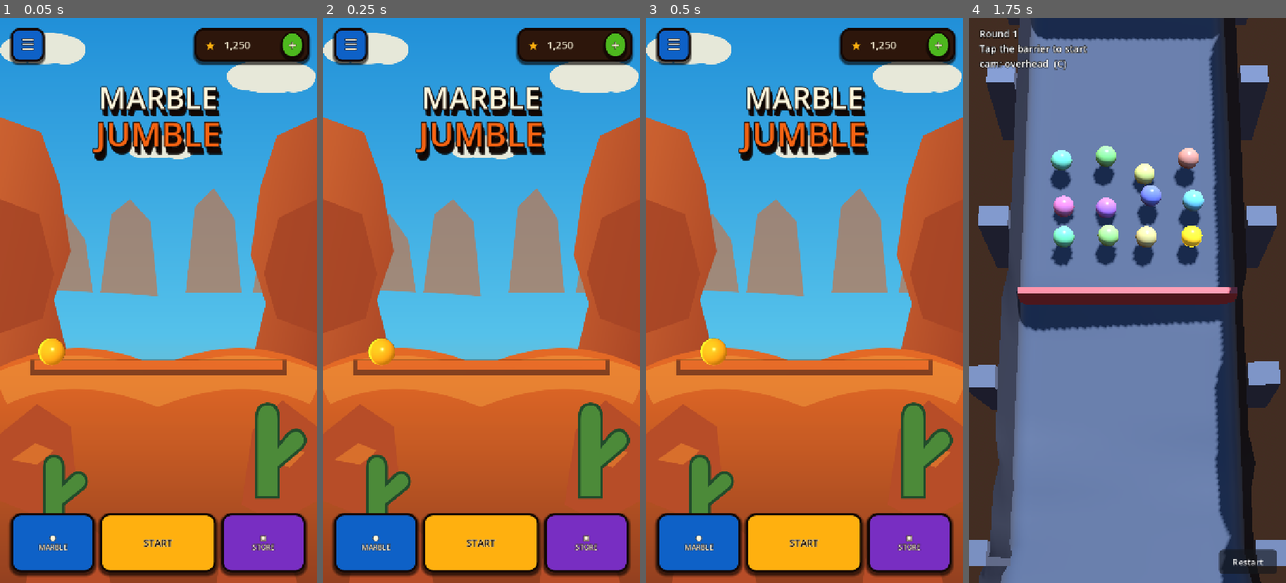
Above: before the commit, frames 1-4 (left to right).
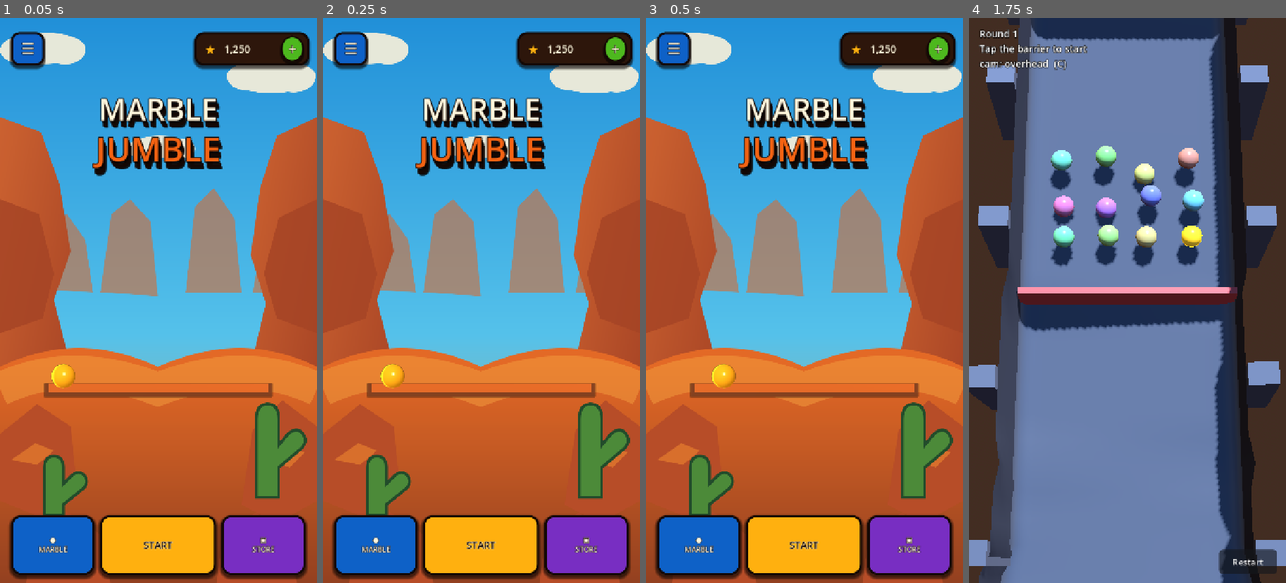
Above: after the commit, the same moments.

Repository: Arjan-N/marble-jumble
Game: Godot game, scene res://scenes/home.tscn
Two runs of this game, one before a commit and one after it. Both use one fixed random seed, a clock stepped at 60 frames per second and the inputs below.
Inputs:
- Up to frame 1 (0.05 s): no input
- Up to frame 2 (0.25 s): no input
- Up to frame 3 (0.5 s): no input
- Up to frame 4 (1.75 s): click "START" at 0.5 s; click "Restart" at 1.25 s

The runs differ from the first frame. In frame 1, 11% of the frame differs, in the area x 2-99%, y 1-100%; in frame 2, 11%; in frame 3, 11%; in frame 4, nothing differs.

Commit message:
Pass 1: improve home screen composition hierarchy

Diff:
--- a/scripts/ui/home_screen.gd
+++ b/scripts/ui/home_screen.gd
@@ -65,7 +65,7 @@
 	var menu := Button.new()
 	menu.text = "☰"
 	menu.anchor_left = 0.035
-	menu.anchor_top = 0.018
+	menu.anchor_top = 0.025
 	menu.offset_right = 76.0
 	menu.offset_bottom = 76.0
 	menu.add_theme_font_size_override("font_size", 34)
@@ -84,7 +84,7 @@
 	var currency := PanelContainer.new()
 	currency.anchor_left = 1.0
 	currency.anchor_right = 1.0
-	currency.anchor_top = 0.018
+	currency.anchor_top = 0.025
 	currency.offset_left = -278.0
 	currency.offset_right = -18.0
 	currency.offset_bottom = 76.0
@@ -134,13 +134,13 @@
 	currency_row.add_child(plus)
 
 func _build_logo() -> void:
-	# Two-line logo gives the screen the same visual hierarchy as the reference:
-	# white MARBLE over orange JUMBLE, both with a heavy ink outline and shadow.
+	# The logo sits slightly lower than the top HUD, leaving the canyon sky visible
+	# around it. Pass 2 replaces these labels with authored logo artwork.
 	var shadow_top := _logo_label("MARBLE", LOGO_TOP_SIZE, INK)
 	shadow_top.anchor_left = 0.08
 	shadow_top.anchor_right = 0.92
-	shadow_top.anchor_top = 0.105
-	shadow_top.anchor_bottom = 0.185
+	shadow_top.anchor_top = 0.125
+	shadow_top.anchor_bottom = 0.205
 	shadow_top.offset_left = 5.0
 	shadow_top.offset_top = 7.0
 	shadow_top.offset_right = 5.0
@@ -150,15 +150,15 @@
 	var top := _logo_label("MARBLE", LOGO_TOP_SIZE, CREAM)
 	top.anchor_left = 0.08
 	top.anchor_right = 0.92
-	top.anchor_top = 0.101
-	top.anchor_bottom = 0.181
+	top.anchor_top = 0.121
+	top.anchor_bottom = 0.201
 	add_child(top)
 
 	var shadow_bottom := _logo_label("JUMBLE", LOGO_BOTTOM_SIZE, INK)
 	shadow_bottom.anchor_left = 0.055
 	shadow_bottom.anchor_right = 0.945
-	shadow_bottom.anchor_top = 0.162
-	shadow_bottom.anchor_bottom = 0.255
+	shadow_bottom.anchor_top = 0.185
+	shadow_bottom.anchor_bottom = 0.285
 	shadow_bottom.offset_left = 5.0
 	shadow_bottom.offset_top = 8.0
 	shadow_bottom.offset_right = 5.0
@@ -168,8 +168,8 @@
 	var bottom := _logo_label("JUMBLE", LOGO_BOTTOM_SIZE, ORANGE)
 	bottom.anchor_left = 0.055
 	bottom.anchor_right = 0.945
-	bottom.anchor_top = 0.158
-	bottom.anchor_bottom = 0.251
+	bottom.anchor_top = 0.181
+	bottom.anchor_bottom = 0.281
 	add_child(bottom)
 
 func _logo_label(text_value: String, font_size: int, colour: Color) -> Label:
@@ -189,10 +189,12 @@
 
 func _build_marble_view() -> void:
 	_marble_view = SubViewportContainer.new()
+	# The reference puts the marble low in the canyon, immediately above the
+	# navigation. Keep the viewport compact so it does not cover the background.
 	_marble_view.anchor_left = 0.035
 	_marble_view.anchor_right = 0.965
-	_marble_view.anchor_top = 0.48
-	_marble_view.anchor_bottom = 0.75
+	_marble_view.anchor_top = 0.535
+	_marble_view.anchor_bottom = 0.775
 	_marble_view.mouse_filter = Control.MOUSE_FILTER_IGNORE
 	_marble_view.stretch = true
 	add_child(_marble_view)
@@ -238,8 +240,8 @@
 	_toast = Label.new()
 	_toast.anchor_left = 0.0
 	_toast.anchor_right = 1.0
-	_toast.anchor_top = 0.76
-	_toast.anchor_bottom = 0.76
+	_toast.anchor_top = 0.78
+	_toast.anchor_bottom = 0.78
 	_toast.offset_top = 6.0
 	_toast.offset_bottom = 42.0
 	_toast.horizontal_alignment = HORIZONTAL_ALIGNMENT_CENTER
@@ -262,8 +264,10 @@
 	row.anchor_right = 0.965
 	row.anchor_top = 1.0
 	row.anchor_bottom = 1.0
-	row.offset_top = -158.0
-	row.offset_bottom = -24.0
+	# Slightly lower and taller: the bottom controls should feel like a physical
+	# game panel, not a toolbar floating over the scene.
+	row.offset_top = -154.0
+	row.offset_bottom = -18.0
 	row.add_theme_constant_override("separation", 12)
 	row.mouse_filter = Control.MOUSE_FILTER_STOP
 	add_child(row)
@@ -284,7 +288,7 @@
 	var button := Button.new()
 	button.text = label
 	button.size_flags_horizontal = Control.SIZE_EXPAND_FILL
-	button.custom_minimum_size = Vector2(0, 118 if emphasised else 108)
+	button.custom_minimum_size = Vector2(0, 122 if emphasised else 112)
 	button.alignment = HORIZONTAL_ALIGNMENT_CENTER
 	button.add_theme_font_size_override("font_size", NAV_SIZE if emphasised else NAV_SMALL_SIZE)
 	button.add_theme_color_override("font_color", INK if emphasised else CREAM)
